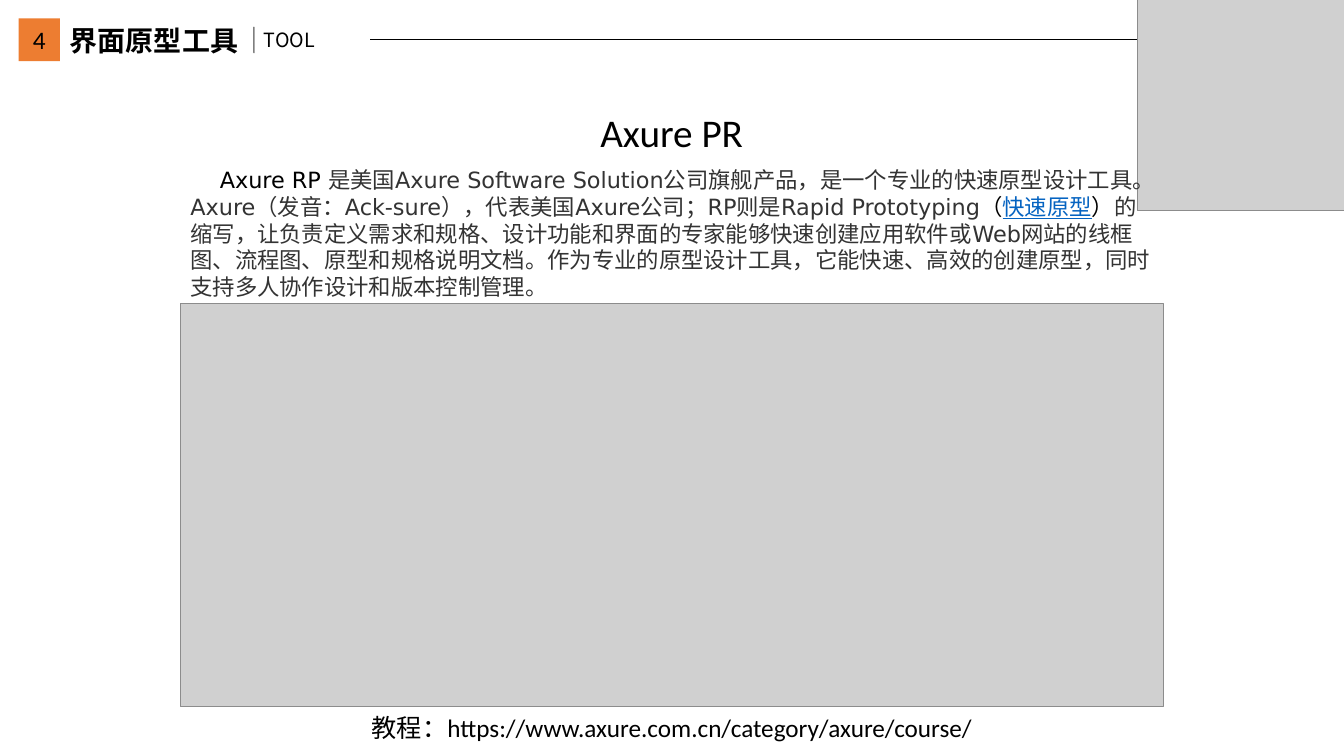
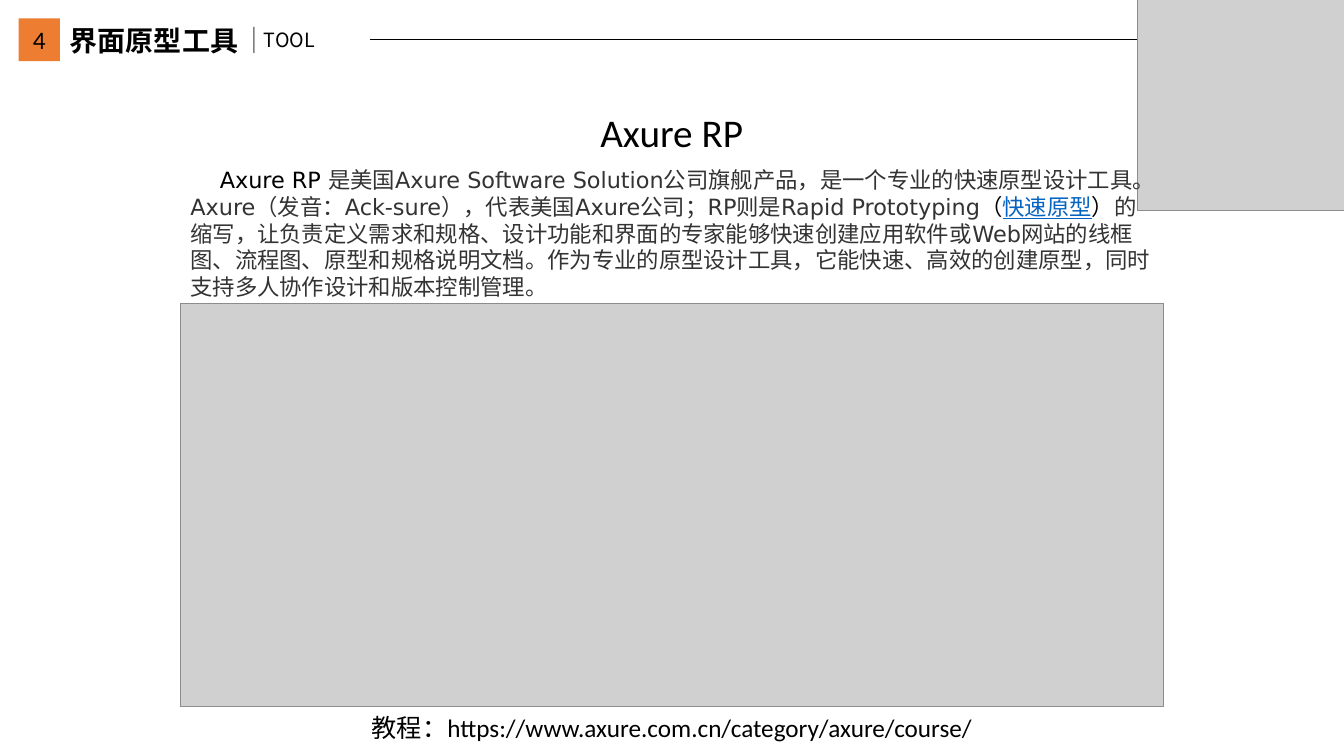
Before and after one commit to JanHonan/store, a slide deck: slide 15 of G2/软件工程系列课程教学辅助网站/非受控文档/温中磊/PRD2017-G2-界面设计.pptx. Drawn at 1344x756 pixels with LibreOffice and Linux fonts; fonts in the diff are those of the drawing; grey boxes stand for pictures. Boxes give left, top, right and bottom in pixels: in the first picture for what was removed or moved away, otherwise in the second. Text is boxed around its words. In the diff, an @@ line names an element or a change of style, - is before the commit and + after.

```diff
--- a/G2/软件工程系列课程教学辅助网站/非受控文档/温中磊/PRD2017-G2-界面设计.pptx
+++ b/G2/软件工程系列课程教学辅助网站/非受控文档/温中磊/PRD2017-G2-界面设计.pptx
@@ text at (x1=600, y1=122, x2=743, y2=148): text changed @@
-Axure PR
+Axure RP
```
Also in this commit, not shown: 4 other slides changed.
